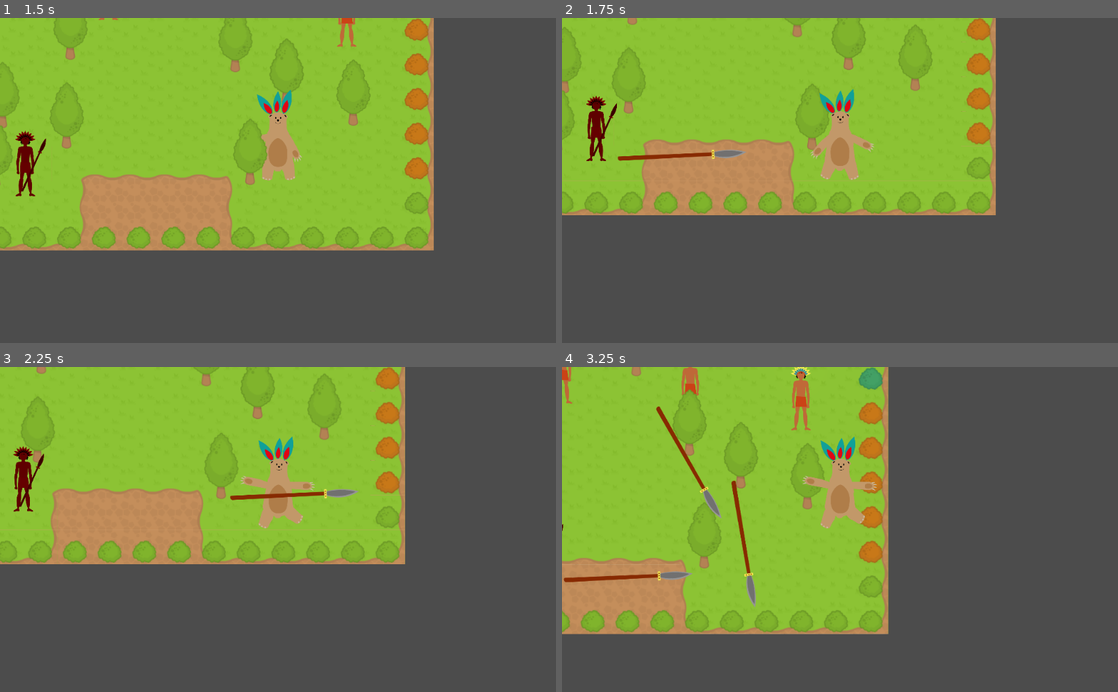
Above: before the commit, frames 1-4 (two rows, left to right).
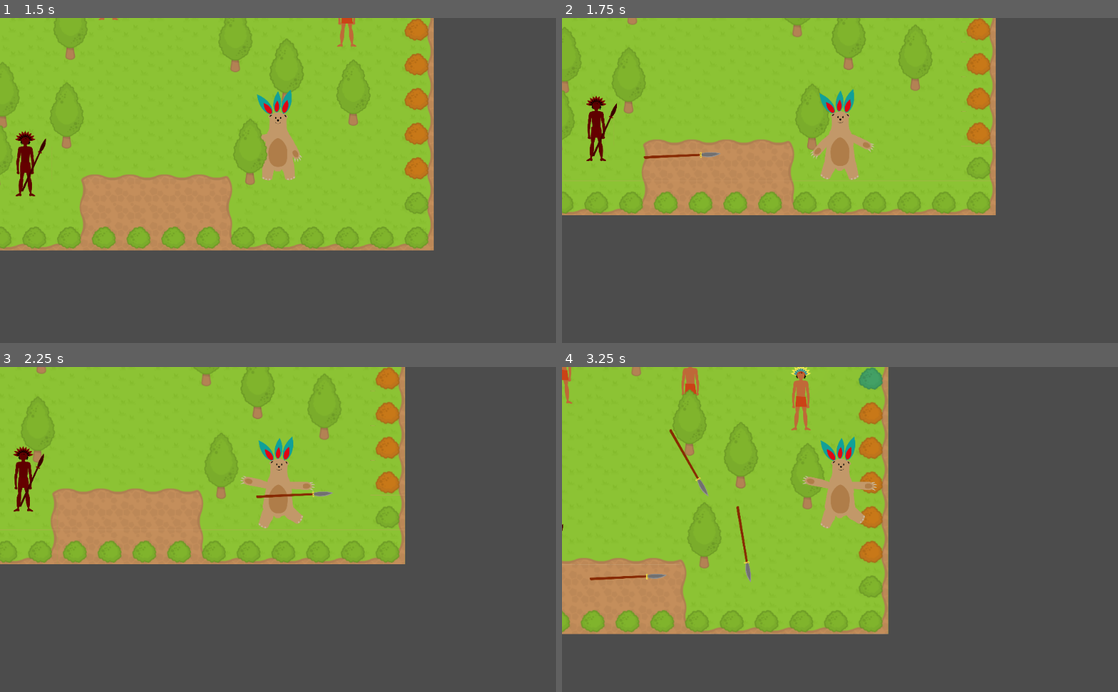
Above: after the commit, the same moments.

Repository: lendroit/welcome_thomas
Game: Godot game, scene res://World.tscn
Same seed, same stepped clock (60 frames per second), same inputs: the game is played once before the commit and once after it.
Inputs:
- Up to frame 1 (1.5 s): tap Enter (ui_accept) at 0.5, 0.77 s; hold Right (ui_right) 0.53-1.28 s; hold Down (ui_down) from 1.28 s (still down)
- Up to frame 2 (1.75 s): keep holding Down (ui_down); tap Enter (ui_accept) at 1.52 s
- Up to frame 3 (2.25 s): release Down (ui_down) at 2.03 s; hold Right (ui_right) from 2.03 s (still down)
- Up to frame 4 (3.25 s): release Right (ui_right) at 2.78 s; hold Up (ui_up) from 2.78 s (still down); tap Enter (ui_accept) at 3.02 s

Frame 1 is identical in both runs. In frame 2, 0.3% of the frame differs, in the area x 10-34%, y 40-45%; in frame 3, 0.3%; in frame 4, 0.9%, in the area x 0-35%, y 12-74%.

Commit message:
feature: resize spear

Diff:
--- a/Mayan/Spear.tscn
+++ b/Mayan/Spear.tscn
@@ -4,14 +4,14 @@
 [ext_resource path="res://Mayan/Spear.gd" type="Script" id=2]
 
 [sub_resource type="RectangleShape2D" id=1]
-extents = Vector2( 112.874, 4.14859 )
+extents = Vector2( 72.0051, 4.14859 )
 
 [node name="Spear" type="Area2D"]
 script = ExtResource( 2 )
 
 [node name="Sprite" type="Sprite" parent="."]
 rotation = 1.5708
-scale = Vector2( 0.5, 0.5 )
+scale = Vector2( 0.3, 0.3 )
 texture = ExtResource( 1 )
 
 [node name="CollisionShape2D" type="CollisionShape2D" parent="."]
